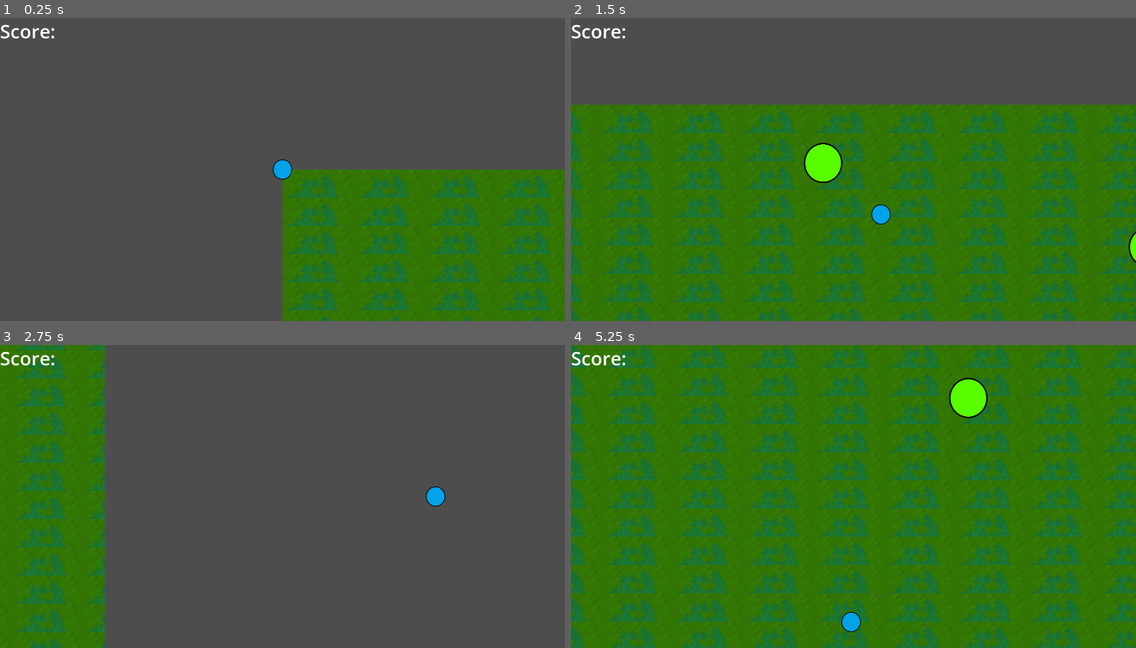
Above: before the commit, frames 1-4 (two rows, left to right).
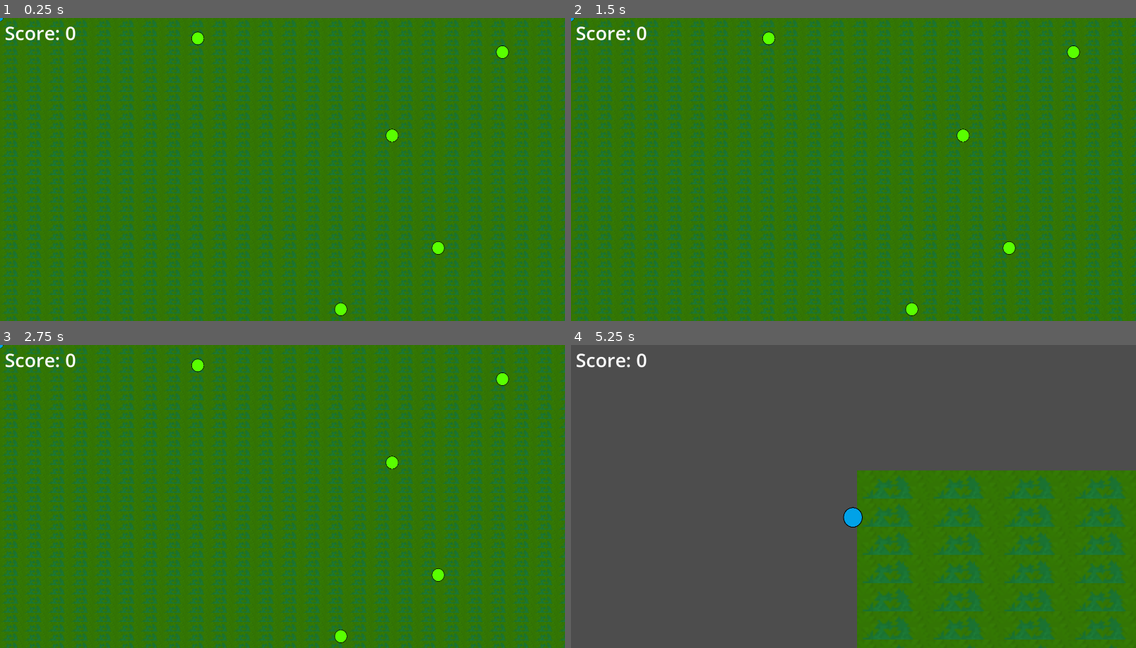
Above: after the commit, the same moments.

Repository: jameshi16/neuro-game-jam
Game: Godot game, scene res://main.tscn
Same seed, same stepped clock (60 frames per second), same inputs: the game is played once before the commit and once after it. The project has no main scene, so this scene is started directly.
Inputs:
- Up to frame 1 (0.25 s): no input
- Up to frame 2 (1.5 s): tap Enter at 0.5 s; hold D (move_right) 0.53-1.28 s; hold Shift (sprint) 0.53-1.28 s; hold S (move_down) from 1.28 s (still down); tap Shift (sprint) at 1.35 s
- Up to frame 3 (2.75 s): release S (move_down) at 2.03 s; hold D (move_right) from 2.03 s (still down); hold Shift (sprint) from 2.03 s (still down)
- Up to frame 4 (5.25 s): release D (move_right) at 2.78 s; release Shift (sprint) at 2.78 s; hold W (move_up) 2.78-3.53 s; tap Shift (sprint) at 2.85, 4.35 s; hold Shift (sprint) 3.53-4.28 s; hold A (move_left) 3.53-5.03 s; hold S (move_down) from 5.03 s (still down); hold Shift (sprint) from 5.03 s (still down)

The runs differ from the first frame. In frame 1, 84% of the frame differs, in the area x 0-100%, y 0-100%; in frame 2, 55%; in frame 3, 88%; in frame 4, 84%.

Commit message:
World zoom when level starts

Diff:
--- a/ui.tscn
+++ b/hud.tscn
@@ -1,12 +1,14 @@
 [gd_scene load_steps=2 format=3 uid="uid://b4d41mh235v"]
 
-[ext_resource type="Script" path="res://ui.gd" id="1_syl3g"]
+[ext_resource type="Script" path="res://hud.gd" id="1_syl3g"]
 
-[node name="UI" type="CanvasLayer"]
+[node name="HUD" type="CanvasLayer"]
 script = ExtResource("1_syl3g")
 
 [node name="RichTextLabel" type="RichTextLabel" parent="."]
-offset_right = 294.0
-offset_bottom = 88.0
+offset_left = 16.0
+offset_top = 6.0
+offset_right = 310.0
+offset_bottom = 94.0
 theme_override_font_sizes/normal_font_size = 64
-text = "Score:"
+text = "Score: 0"
--- a/main.gd
+++ b/main.gd
@@ -10,14 +10,37 @@
 # Game variables
 var score = 0
 
+# TODO: maybe need state manager? but it's a jam, so I'll just leave a note
+
+
 func ready_up_camera():
-	# Sets the camera view to the whole world, then sets the current viewpoint camera
 	$Camera2D.set_position(Vector2(0, 0))
-	$Camera2D.set_zoom(Vector2(
+	var larger_scale = max(
 		screen_size.x / float(tilemap_scale.x * tilemap_size.x),
-		screen_size.y / float(tilemap_scale.y * tilemap_size.y)))
-	# $Camera2D.set_limit(Rect2(0, 0, $TileMap.get_used_rect().size.x, $TileMap.get_used_rect().size.y))
+		screen_size.y / float(tilemap_scale.y * tilemap_size.y)
+	)
+	$Camera2D.set_zoom(Vector2(larger_scale, larger_scale))
+	#$Camera2D.set_limit(
+	#	Rect2(0, 0, $TileMap.get_used_rect().size.x, $TileMap.get_used_rect().size.y))
 	$Camera2D.make_current()
+
+
+func reset_camera_view():
+	$Player.keys_disabled = false
+	$Player.reset_camera_view()
+
+
+func pan_entire_world():
+	# sets up a one shot timer, allow the user to interact with the camera to look around for 5 seconds
+	$Player.keys_disabled = true
+	var timer = Timer.new()
+	add_child(timer)
+
+	timer.wait_time = 5.0
+	timer.one_shot = true
+	timer.start()
+	ready_up_camera()
+	timer.timeout.connect(reset_camera_view)
 
 
 # Called when the node enters the scene tree for the first time.
@@ -28,28 +51,32 @@
 	print(screen_size)
 	tilemap_size = $TileMap.get_used_rect().size
 
-	# calculates the full scale. there is probably a correct way to do tiles, but like clueless
+	# calculates the full scale. there is probably a correct way to do tiles, but i'm dumb
 	tilemap_scale = $TileMap.tile_set.tile_size
 	tilemap_scale.x *= $TileMap.scale.x
 	tilemap_scale.y *= $TileMap.scale.y
-	for n in 10:
-		var item_position = Vector2(
-			randf_range(0, tilemap_size.x * tilemap_scale.x),
-			randf_range(0, tilemap_size.y * tilemap_scale.y)
-			)
-		var item_instance = item_scene.instantiate()
-		item_instance.position = item_position
-		add_child(item_instance)
-		item_instance.collected.connect(update_score)
-		# item_instance.collected.connect($Player.update_score)
-
-	# TODO: need to make the world zoom out to this camera ready_up_camera()
+	reset()
 
 
 # Called every frame. 'delta' is the elapsed time since the previous frame.
 func _process(delta):
 	pass
 
+
 func update_score():
 	score += 1
 	$UI.update_score(score)
+
+
+func reset():
+	for n in 10:
+		var item_position = Vector2(
+			randf_range(0, tilemap_size.x * tilemap_scale.x),
+			randf_range(0, tilemap_size.y * tilemap_scale.y)
+		)
+		var item_instance = item_scene.instantiate()
+		item_instance.position = item_position
+		add_child(item_instance)
+		item_instance.collected.connect(update_score)
+
+	pan_entire_world()
--- a/main.tscn
+++ b/main.tscn
@@ -6,7 +6,7 @@
 [ext_resource type="Texture2D" uid="uid://cwdk2lmsu17ge" path="res://assets/tiles/Trees.png" id="3_juo2w"]
 [ext_resource type="PackedScene" uid="uid://7l2v6e7pekj6" path="res://player.tscn" id="4_85l7j"]
 [ext_resource type="PackedScene" uid="uid://bqghgbvpu0p5x" path="res://item.tscn" id="5_l1fqu"]
-[ext_resource type="PackedScene" uid="uid://b4d41mh235v" path="res://ui.tscn" id="7_4vlye"]
+[ext_resource type="PackedScene" uid="uid://b4d41mh235v" path="res://hud.tscn" id="7_4vlye"]
 
 [sub_resource type="TileSetAtlasSource" id="TileSetAtlasSource_dbs4p"]
 texture = ExtResource("1_2fcvf")
@@ -470,7 +470,6 @@
 
 [node name="Player" parent="." instance=ExtResource("4_85l7j")]
 z_index = 1
-sprint_mod = 12
 
 [node name="TileMap" type="TileMap" parent="."]
 scale = Vector2(5, 5.988)
--- a/player.gd
+++ b/player.gd
@@ -6,14 +6,9 @@
 @export var speed = 400
 @export var sprint_mod = 2
 var screen_size
+var keys_disabled = true
 
-# Called when the node enters the scene tree for the first time.
-func _ready():
-	screen_size = get_viewport_rect().size
-
-
-# Called every frame. 'delta' is the elapsed time since the previous frame.
-func _process(delta):
+func process_keys(delta):
 	var velocity = Vector2.ZERO
 	if Input.is_action_pressed("move_left"):
 		velocity.x -= 1
@@ -28,7 +23,7 @@
 		velocity = velocity.normalized() * speed
 		if Input.is_action_pressed("sprint"):
 			velocity *= sprint_mod
-		$AnimatedSprite2D.play("idle")
+			$AnimatedSprite2D.play("idle")
 	else:
 		$AnimatedSprite2D.stop()
 
@@ -36,12 +31,26 @@
 	# TODO: We need to correctly obtain the world boundary. Likely need to do it via the tilemap or something
 	# position = position.clamp(Vector2.ZERO, screen_size)
 
+# Called when the node enters the scene tree for the first time.
+func _ready():
+	screen_size = get_viewport_rect().size
+
+
+# Called every frame. 'delta' is the elapsed time since the previous frame.
+func _process(delta):
+	if !keys_disabled:
+		process_keys(delta)
+
 
 func _on_body_entered(_body: Node2D):
 	# TODO: Probably should flash because damaged
 	hit.emit()
 
+func reset_camera_view():
+	$Camera2D.make_current()
+
 func reset(pos):
+	reset_camera_view()
 	position = pos
 	show()
 	$CollisionShape2D.disabled = false
Renamed: ui.gd -> hud.gd
Not shown, changed: .gitignore
